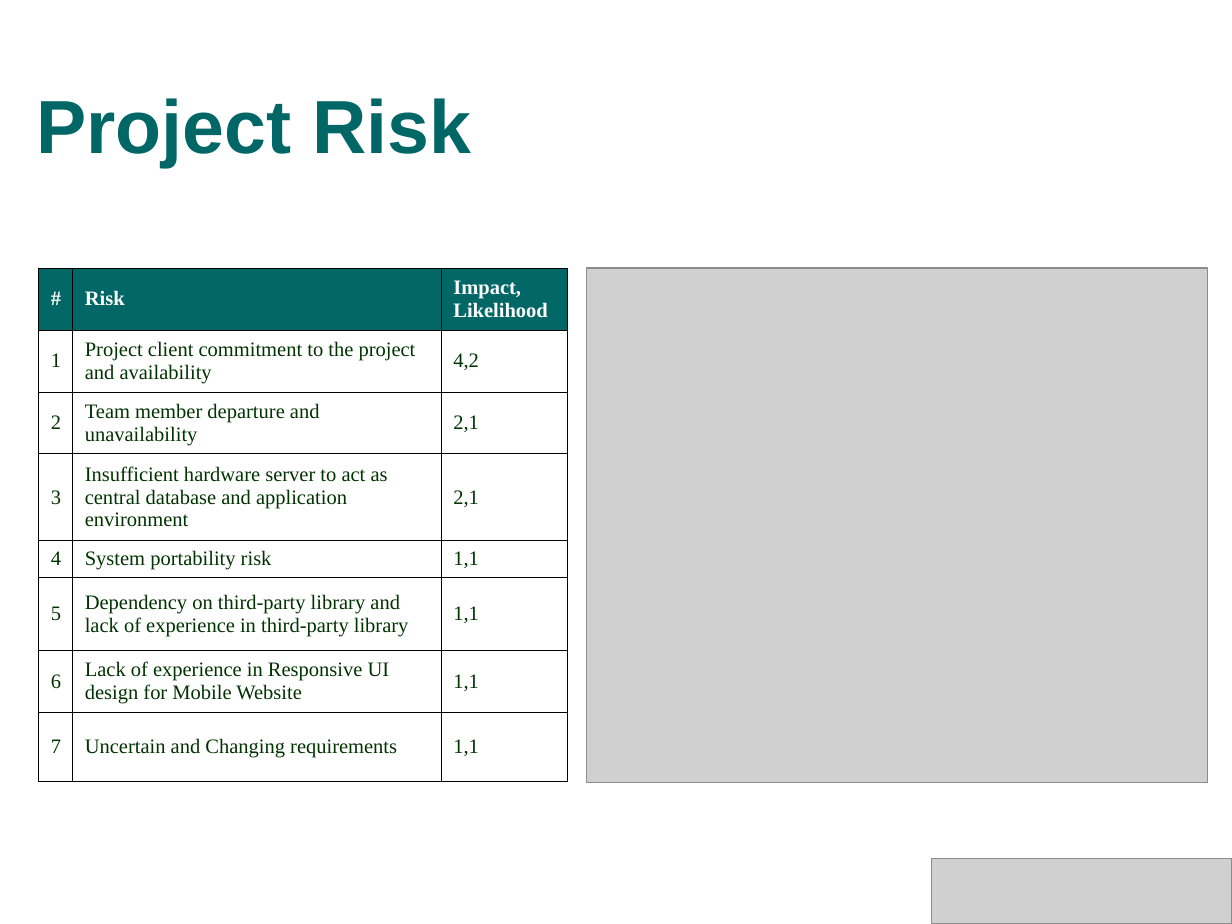
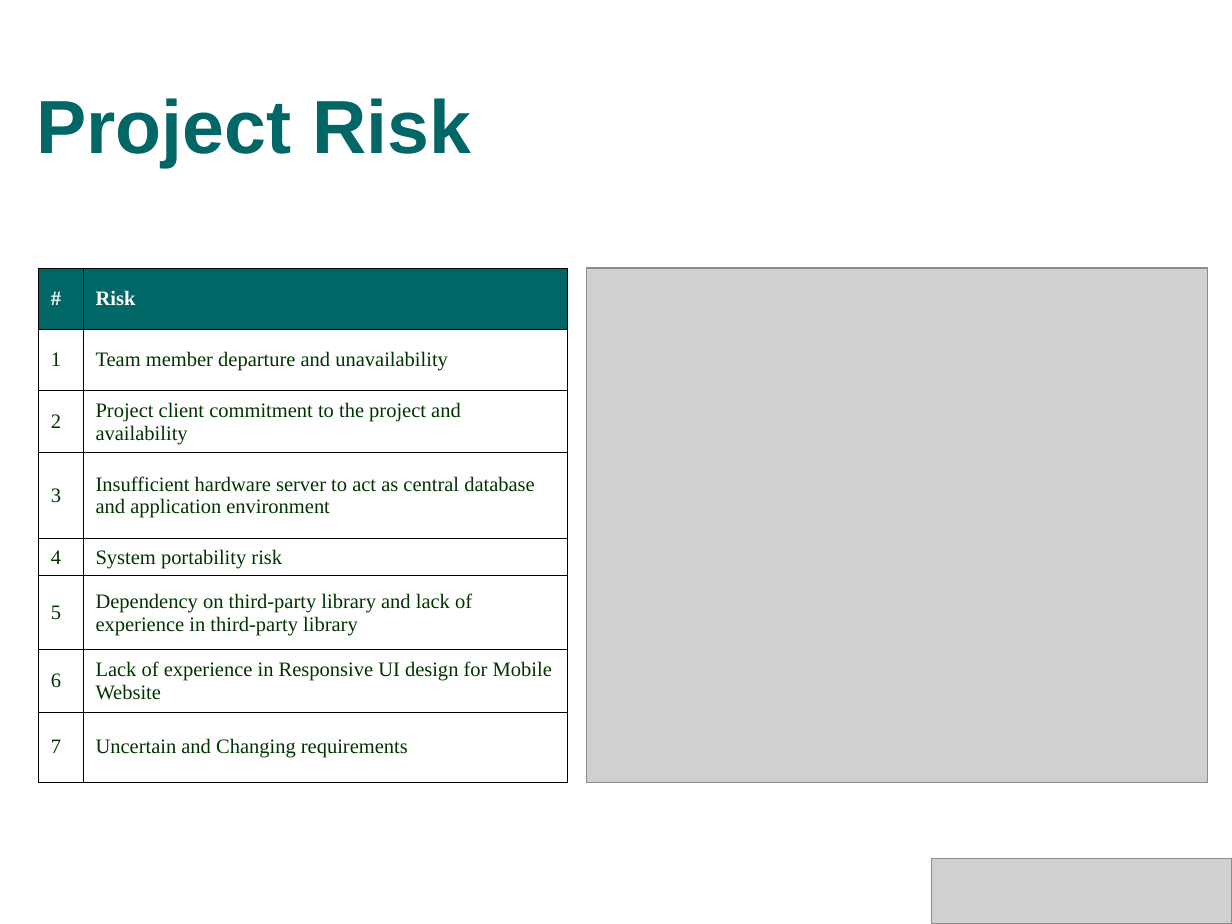
Before and after one commit to s4kshya/leezdr-repository, a slide deck: slide 18 of Exam Paper/MTECH_PROJ/Presentation/phase1_v2.ppt (slide 6 before the commit). Drawn at 1232x924 pixels with LibreOffice and Linux fonts; fonts in the diff are those of the drawing; grey boxes stand for pictures; background and template pictures are left out. Boxes give left, top, right and bottom in pixels: in the first picture for what was removed or moved away, otherwise in the second. Text is boxed around its words. In the diff, an @@ line names an element or a change of style, - is before the commit and + after.

```diff
--- a/Exam Paper/MTECH_PROJ/Presentation/phase1_v2.ppt
+++ b/Exam Paper/MTECH_PROJ/Presentation/phase1_v2.ppt
@@ table at (38, 269, 567, 782) @@
-column 2: Risk | Project client commitment to the project and availability | Team member departure and unavailability | Insufficient hardware server to act as central database and application environment | System portability risk | Dependency on third-party library and lack of experience in third-party library | Lack of experience in Responsive UI design for Mobile Website | Uncertain and Changing requirements
-column 3: Impact, / Likelihood | 4,2 | 2,1 | 2,1 | 1,1 | 1,1 | 1,1 | 1,1
+column 2: Risk | Team member departure and unavailability | Project client commitment to the project and availability | Insufficient hardware server to act as central database and application environment | System portability risk | Dependency on third-party library and lack of experience in third-party library | Lack of experience in Responsive UI design for Mobile Website | Uncertain and Changing requirements
```
Also in this commit, not shown: 13 other slides changed, 18 slides added, 3 other files.
